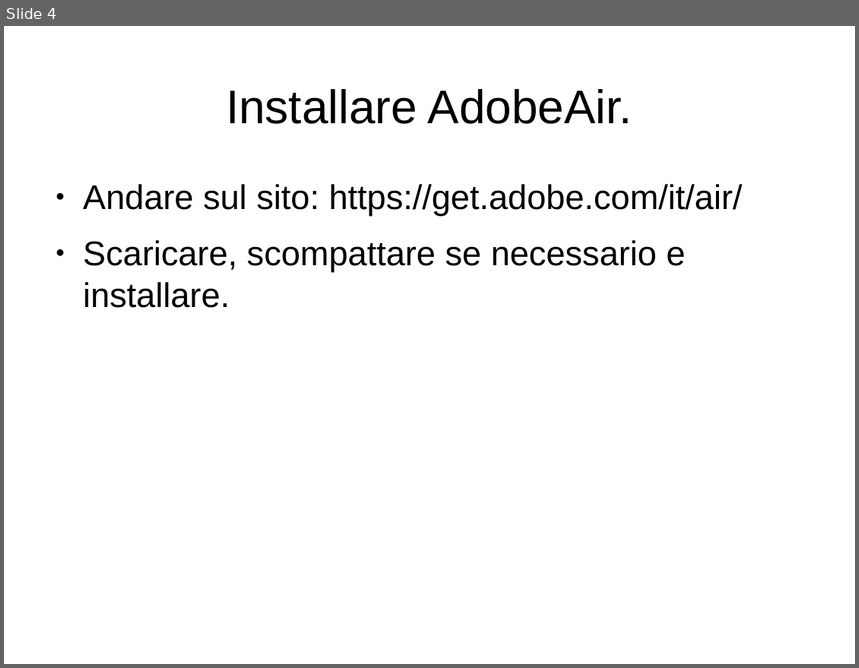
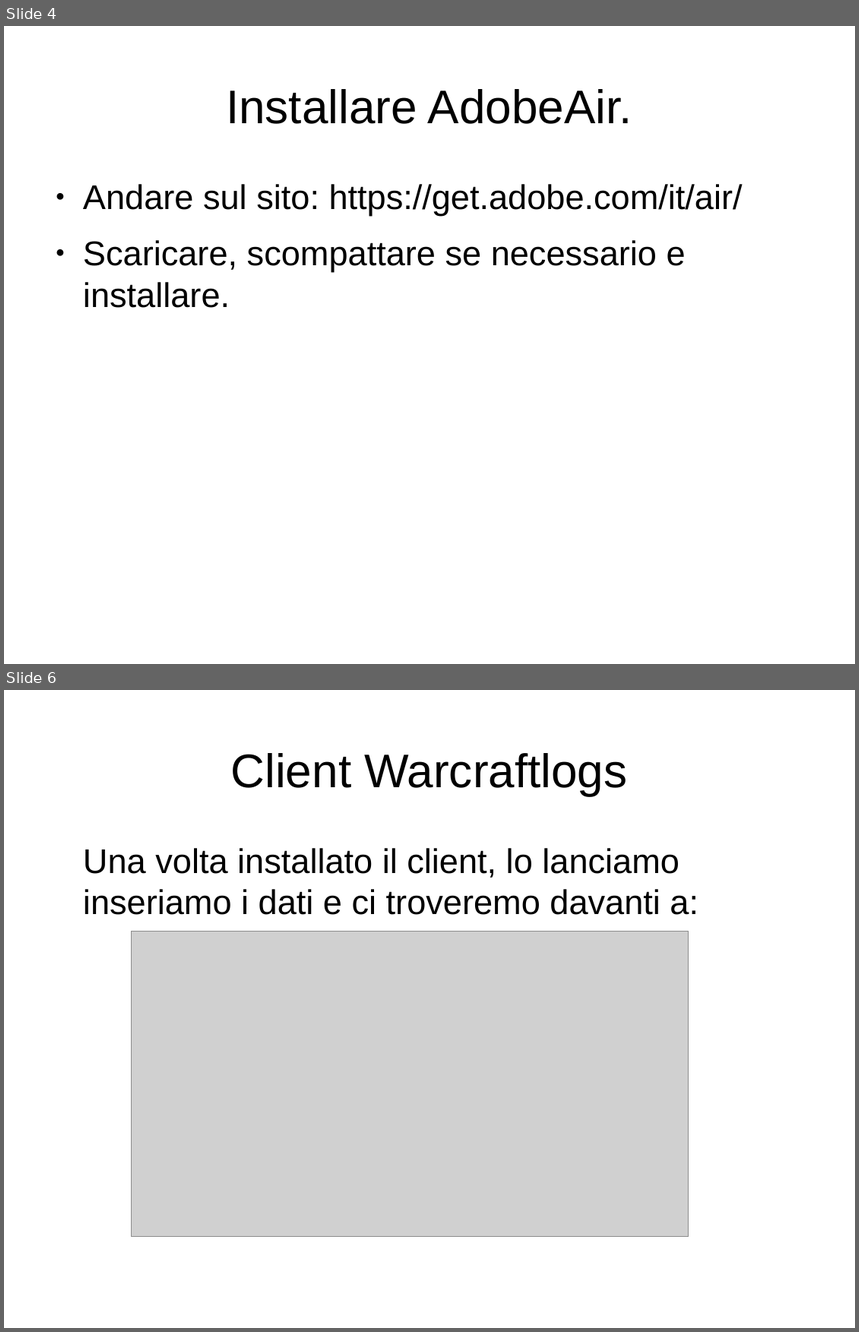
Before and after one commit to sasshaa/Documenti-della-gilda, a slide deck: caricare i log/caricare i log.odp. Shown one above the other, each under a label of ours: slide 4 before the commit, slides 4 and 6 after it; the slides between them are not shown. The pictures are 859x668 and 859x1332 pixels, drawn with LibreOffice and Linux fonts; fonts in the diff are those of the drawing; grey boxes stand for pictures. Boxes give left, top, right and bottom in pixels: in the first picture for what was removed or moved away, otherwise in the second. Text is boxed around its words. In the diff, an @@ line names an element or a change of style, - is before the commit and + after.

```diff
--- a/caricare i log/caricare i log.odp
+++ b/caricare i log/caricare i log.odp
@@ slide 6 added at box(4, 690, 855, 1328), background #FFFFFF @@
@@ title added at box(231, 753, 627, 796), 44 pt, text #000000 @@
+Client Warcraftlogs
@@ text added at box(83, 848, 699, 915), 32 pt, text #000000 @@
+Una volta installato il client, lo lanciamo inseriamo i dati e ci troveremo davanti a:
@@ picture added at box(132, 931, 689, 1237) @@
```
Also in this commit, not shown: 1 slide changed, 4 other slides added, 1 slide removed, 1 other file.
